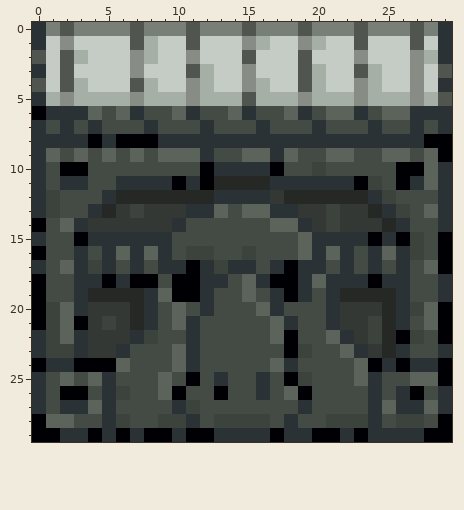
File history of a pixel-art sprite, src/main/resources/assets/main/tiles/aztec/2.png. Above: the version before the commit.
The file is 30x30 pixels. Colours within 5 levels of each other are drawn and written as one.
Once edited:
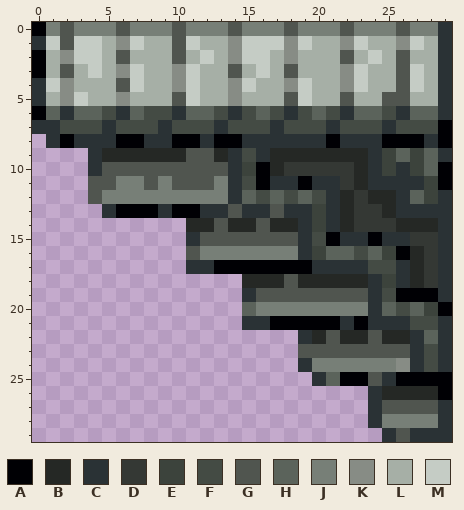
Palette (. is transparent): A #000004  B #252825  C #2a3235  D #343834  E #3c433c  F #444b44  G #50554f  H #5b635b  J #777f77  K #878c85  L #a6afa6  M #c5ccc5
Difference:
Changed rows in their new state; - is an unchanged pixel.
first column x 0:
 0 A-----GJ--GJ--GJ--GJ--GJ--GJ--
 1 --G--LKM-LGMLLKMM-KM-LKMLLKML-
 2 ALKM-LGL-LGL-LKM-LKLLLGL-LGL--
 3 AL-L-LKMLLKM-LGL-LGL-LKM-LGMLC
 4 C-K-LLGM-LKM-LKM-LKM-LKM-LGML-
 5 ---M--KL--GM--KL--GM--GL-GGL-C
 6 -H-H--CH--CHH-CFH-CFHFCHHFCHH-
 7 -CF-FC--FC--FC--FC--FC--FC-F-A
 8 .-A-C---C-AA-AA------A---AAAC-
 9 ....CBBBBBBGGBCFCBBBBBBBCE-E-C
10 ....CGGGGGGGGG-EABDDDDDBCECE-A
11 ....GGJJGJGGGJCFA--A--DBCCC-EA
12 ....GJJJJJJJJJ-HFHFHFC-DBBCHE-
13 .....CAAACAA-CGCCG-CECB-DBCCC-
14 ...........BBGBBGBB-ECB--DBBB-
15 ...........CGGGGGGGCFA----CDDC
16 ...........GJJJJJJJCE-H-HEABDC
17 ...........C-AAAAA-A-C-CF--BDC
18 ...............BBBGBBBBBCE-BD-
19 ...............CGGGGGGGGCFAAA-
20 ...............HJJJJJJJJCHFHE-
21 ...............CCAAAAACACC--FC
22 ...................CBGBBG-BCHC
23 ...................GGGGGGGGC--
24 ...................CJJJJJJK-FC
25 ....................CHAAGCAAA-
26 ........................-BBBBA
27 ........................-GGGG-
28 ........................-JJJJC
29 .........................-G-CC
Changed places in both pictures, as pixel boxes (x1, y1, x2, y2):
changed: (32, 22, 452, 442)
